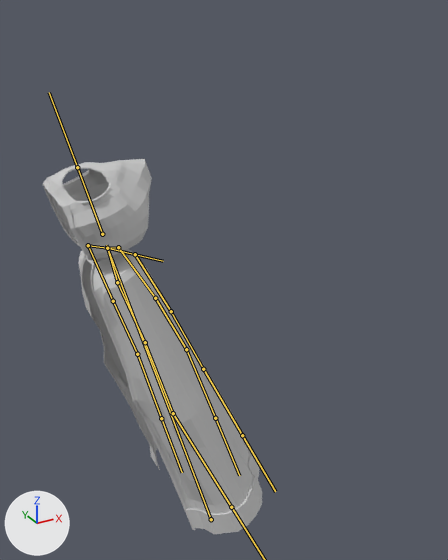
An edit to the FBX model Assets/Meshes/spirit_coat.fbx, drawn before and after from the same camera.
Rendered twice from a 50 mm lens placed at (-8.6, -22.1, 24.4), pointed at (4.1, 1.0, 12.8). Arrows for +X, +Y and +Z are at lower left; the lights stay in place. Both versions are drawn at frame 22 of the action 'Falling'; the numbers are the values there. The bones that bend it are drawn over the model as lines.

The first picture shows 'Coat.001'.
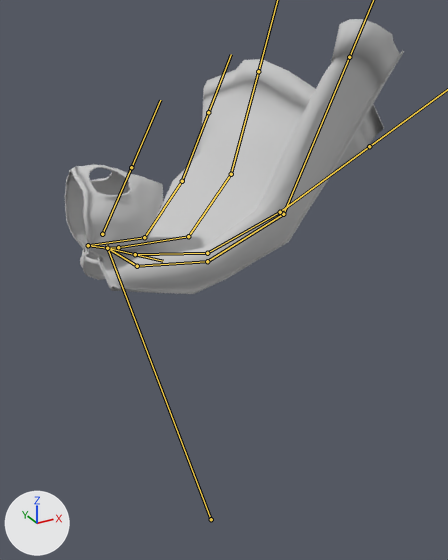
Where the change shows, as pixel boxes (x1, y1, x2, y2) in the pictures (448 x 560 px):
'Coat.001', posed (55% wider, 27% shorter): before (43, 159, 262, 534); after (65, 19, 404, 294)
bone 'Bone.020', root to tip: before (102, 234) to (77, 167); after (102, 234) to (131, 167)
bone 'Bone.003', root to tip: before (88, 245) to (113, 301); after (88, 245) to (144, 237)
bone 'Bone.004', root to tip: before (113, 301) to (137, 354); after (144, 237) to (182, 181)
bone 'Bone.005', root to tip: before (137, 354) to (161, 418); after (182, 181) to (208, 112)
bone 'Bone.006', root to tip: before (107, 248) to (117, 282); after (107, 248) to (137, 266)
bone 'Bone.016', root to tip: before (117, 282) to (145, 342); after (137, 266) to (207, 261)
bone 'Bone.017', root to tip: before (145, 342) to (173, 413); after (207, 261) to (283, 214)
bone 'Bone.018', root to tip: before (173, 413) to (231, 507); after (283, 214) to (349, 57)
bone 'Bone.010', root to tip: before (118, 247) to (155, 298); after (118, 247) to (188, 236)
bone 'Bone.011', root to tip: before (155, 298) to (186, 349); after (188, 236) to (231, 174)
bone 'Bone.012', root to tip: before (186, 349) to (215, 418); after (231, 174) to (258, 71)
bone 'Bone.013', root to tip: before (135, 254) to (171, 311); after (135, 254) to (207, 253)
bone 'Bone.014', root to tip: before (171, 311) to (203, 369); after (207, 253) to (280, 212)
bone 'Bone.015', root to tip: before (203, 369) to (242, 435); after (280, 212) to (369, 146)

Patch to the scene script:
```diff
--- a/Assets/Meshes/spirit_coat.fbx.py
+++ b/Assets/Meshes/spirit_coat.fbx.py
@@ bone_bone_020 @@
 bone_bone_020 = bpy.data.objects['ArmatureCoat'].pose.bones['Bone.020']  # child of 'Bone.001'
-bone_bone_020.rotation_quaternion = (1.0, 0.0, 0.0, 0.0)  # degrees (0, 0, 0)
+bone_bone_020.rotation_quaternion = (0.922, -0.031, 0.0, -0.386)  # degrees (-3, -1, -45)
@@ bone_bone_003 @@
 bone_bone_003 = bpy.data.objects['ArmatureCoat'].pose.bones['Bone.003']  # child of 'Bone.002'
-bone_bone_003.rotation_quaternion = (1.0, 0.0, 0.0, 0.0)  # degrees (0, 0, 0)
+bone_bone_003.rotation_quaternion = (0.84, 0.338, 0.226, -0.36)  # degrees (31, 39, -35)
@@ bone_bone_004 @@
 bone_bone_004 = bpy.data.objects['ArmatureCoat'].pose.bones['Bone.004']  # child of 'Bone.003'
-bone_bone_004.rotation_quaternion = (1.0, 0.0, 0.0, 0.0)  # degrees (0, 0, 0)
+bone_bone_004.rotation_quaternion = (0.81, 0.251, -0.429, -0.312)  # degrees (53, -33, -59)
@@ bone_bone_005 @@
 bone_bone_005 = bpy.data.objects['ArmatureCoat'].pose.bones['Bone.005']  # child of 'Bone.004'
-bone_bone_005.rotation_quaternion = (1.0, 0.0, 0.0, 0.0)  # degrees (0, 0, 0)
+bone_bone_005.rotation_quaternion = (0.99, 0.131, 0.053, 0.013)  # degrees (15, 6, 2)
@@ bone_bone_006 @@
 bone_bone_006 = bpy.data.objects['ArmatureCoat'].pose.bones['Bone.006']  # child of 'Bone.001'
-bone_bone_006.rotation_quaternion = (1.0, 0.0, 0.0, 0.0)  # degrees (0, 0, 0)
+bone_bone_006.rotation_quaternion = (0.972, -0.068, 0.069, -0.214)  # degrees (-9, 6, -25)
@@ bone_bone_016 @@
 bone_bone_016 = bpy.data.objects['ArmatureCoat'].pose.bones['Bone.016']  # child of 'Bone.006'
-bone_bone_016.rotation_quaternion = (1.0, 0.0, 0.0, 0.0)  # degrees (0, 0, 0)
+bone_bone_016.rotation_quaternion = (0.887, -0.287, 0.097, -0.349)  # degrees (-35, -2, -42)
@@ bone_bone_017 @@
 bone_bone_017 = bpy.data.objects['ArmatureCoat'].pose.bones['Bone.017']  # child of 'Bone.016'
-bone_bone_017.rotation_quaternion = (1.0, 0.0, 0.0, 0.0)  # degrees (0, 0, 0)
+bone_bone_017.rotation_quaternion = (0.949, -0.137, 0.127, -0.255)  # degrees (-19, 10, -32)
@@ bone_bone_018 @@
 bone_bone_018 = bpy.data.objects['ArmatureCoat'].pose.bones['Bone.018']  # child of 'Bone.017'
-bone_bone_018.rotation_quaternion = (1.0, 0.0, 0.0, 0.0)  # degrees (0, 0, 0)
+bone_bone_018.rotation_quaternion = (0.964, -0.053, 0.128, -0.226)  # degrees (-9, 13, -27)
@@ bone_bone_010 @@
 bone_bone_010 = bpy.data.objects['ArmatureCoat'].pose.bones['Bone.010']  # child of 'Bone.009'
-bone_bone_010.rotation_quaternion = (1.0, 0.0, 0.0, 0.0)  # degrees (0, 0, 0)
+bone_bone_010.rotation_quaternion = (0.878, 0.466, -0.112, 0.016)  # degrees (56, -12, -4)
@@ bone_bone_011 @@
 bone_bone_011 = bpy.data.objects['ArmatureCoat'].pose.bones['Bone.011']  # child of 'Bone.010'
-bone_bone_011.rotation_quaternion = (1.0, 0.0, 0.0, 0.0)  # degrees (0, 0, 0)
+bone_bone_011.rotation_quaternion = (0.899, 0.425, -0.069, 0.077)  # degrees (50, -11, 5)
@@ bone_bone_012 @@
 bone_bone_012 = bpy.data.objects['ArmatureCoat'].pose.bones['Bone.012']  # child of 'Bone.011'
-bone_bone_012.rotation_quaternion = (1.0, 0.0, 0.0, 0.0)  # degrees (0, 0, 0)
+bone_bone_012.rotation_quaternion = (0.965, 0.197, 0.152, 0.087)  # degrees (25, 15, 14)
@@ bone_bone_013 @@
 bone_bone_013 = bpy.data.objects['ArmatureCoat'].pose.bones['Bone.013']  # child of 'Bone.007'
-bone_bone_013.rotation_quaternion = (1.0, 0.0, 0.0, 0.0)  # degrees (0, 0, 0)
+bone_bone_013.rotation_quaternion = (0.881, -0.435, -0.035, 0.185)  # degrees (-52, 6, 21)
@@ bone_bone_014 @@
 bone_bone_014 = bpy.data.objects['ArmatureCoat'].pose.bones['Bone.014']  # child of 'Bone.013'
-bone_bone_014.rotation_quaternion = (1.0, 0.0, 0.0, 0.0)  # degrees (0, 0, 0)
+bone_bone_014.rotation_quaternion = (0.959, -0.246, 0.035, 0.134)  # degrees (-28, 8, 14)
@@ bone_bone_015 @@
 bone_bone_015 = bpy.data.objects['ArmatureCoat'].pose.bones['Bone.015']  # child of 'Bone.014'
-bone_bone_015.rotation_quaternion = (1.0, 0.0, 0.0, 0.0)  # degrees (0, 0, 0)
+bone_bone_015.rotation_quaternion = (0.997, -0.052, -0.052, 0.005)  # degrees (-6, -6, 1)
```
